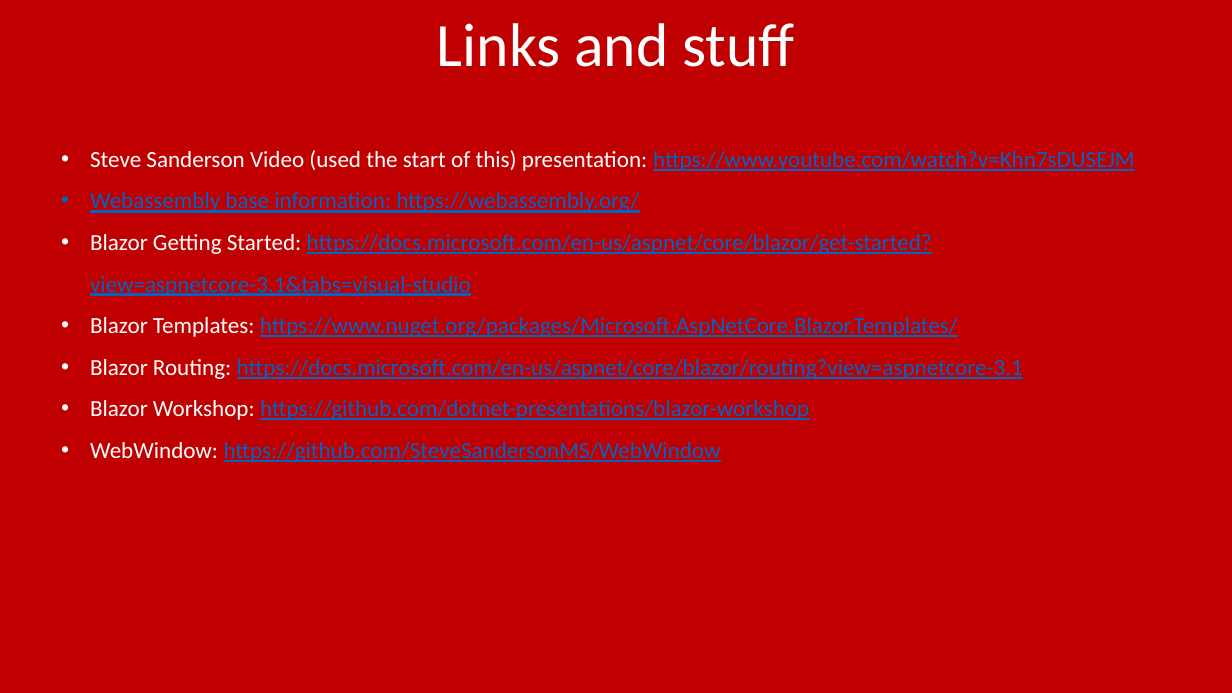
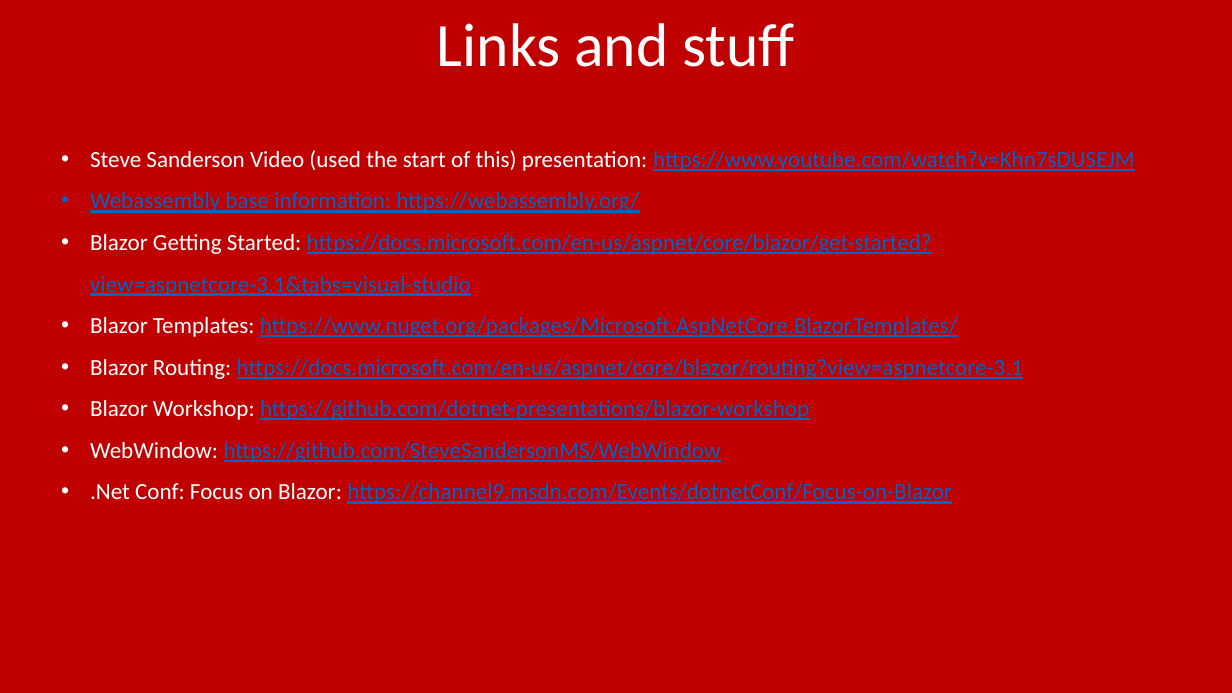
Before and after one commit to pulcher/blazor-playground, a slide deck: slide 14 of talks/intro_to_blazor/intro-to-blazor.pptx (slide 13 before the commit). Drawn at 1232x693 pixels with LibreOffice and Linux fonts; fonts in the diff are those of the drawing. Boxes give left, top, right and bottom in pixels: in the first picture for what was removed or moved away, otherwise in the second. Text is boxed around its words. In the diff, an @@ line names an element or a change of style, - is before the commit and + after.

Commit message:
updated slides

```diff
--- a/talks/intro_to_blazor/intro-to-blazor.pptx
+++ b/talks/intro_to_blazor/intro-to-blazor.pptx
@@ text at (90, 483, 951, 504): paragraph added @@
+• .Net Conf: Focus on Blazor: https://channel9.msdn.com/Events/dotnetConf/Focus-on-Blazor
```
Also in this commit, not shown: 2 slides added, 2 slides removed.
